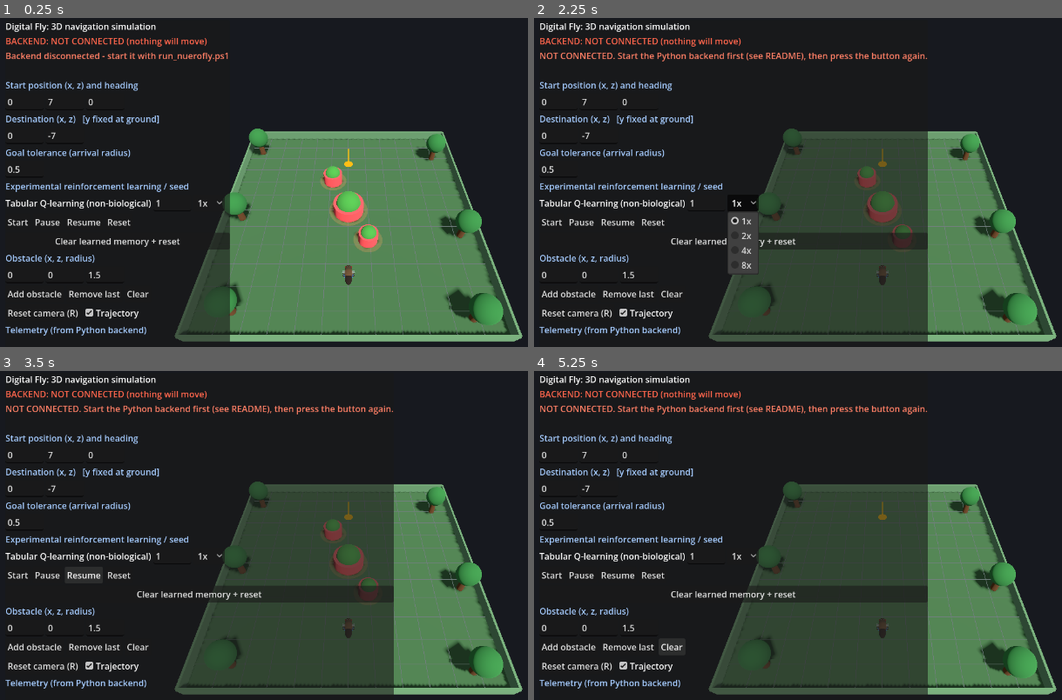
Above: before the commit, frames 1-4 (two rows, left to right).
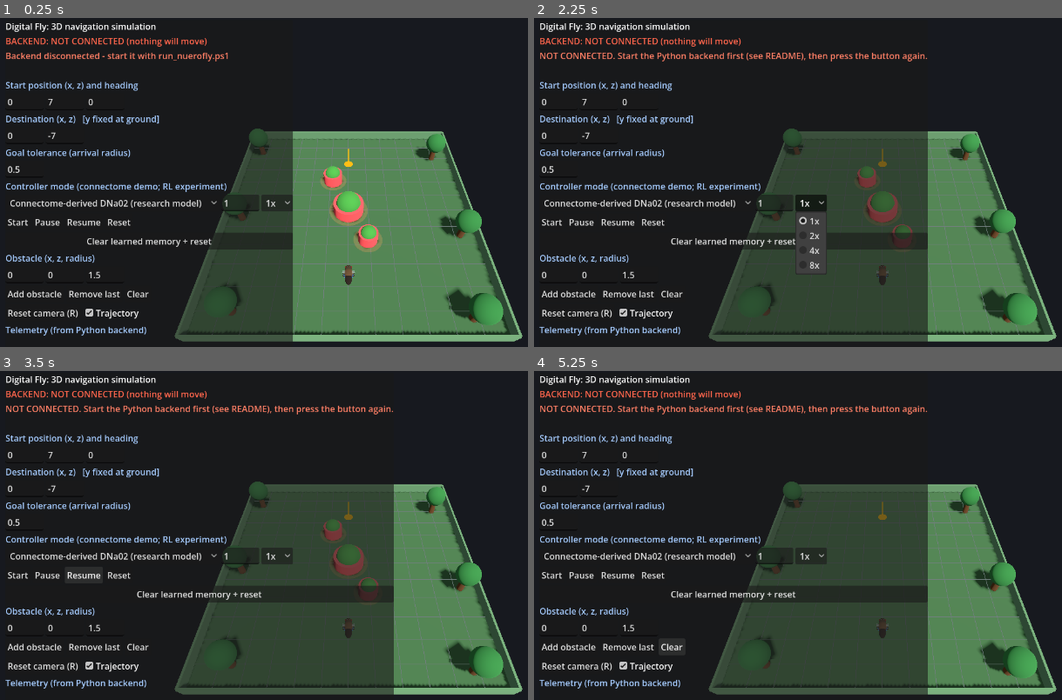
Above: after the commit, the same moments.

Repository: noumankhank657-boop/NeuroFly
Game: Godot game, scene res://main.tscn
Two runs of this game, one before a commit and one after it. Both use one fixed random seed, a clock stepped at 60 frames per second and the inputs below.
Inputs:
- Up to frame 1 (0.25 s): no input
- Up to frame 2 (2.25 s): click "Start" at 0.5 s; click "Start" at 1.25 s; click "1x" at 2 s
- Up to frame 3 (3.5 s): click "Resume" at 2.75 s
- Up to frame 4 (5.25 s): click "Add obstacle" at 3.5 s; click "Remove last" at 4.25 s; click "Clear" at 5 s

The runs differ from the first frame. In frame 1, 8.4% of the frame differs, in the area x 0-56%, y 33-99%; in frame 2, 2.6%; in frame 3, 1.5%; in frame 4, 1.5%.

Commit message:
Final Product

Diff:
--- a/godot/main.gd
+++ b/godot/main.gd
@@ -31,6 +31,7 @@
 var obstacles: Array = [[0.0, 0.0, 1.5], [-1.7, -4.2, 1.0], [1.8, 3.5, 0.9]]
 var fields := {}                   # name -> LineEdit
 var speed_opt: OptionButton
+var controller_opt: OptionButton
 var status_label: Label
 var telemetry_label: Label
 var error_label: Label
@@ -291,11 +292,21 @@
     box.add_child(_row([["dest_x", "0"], ["dest_z", "-7"]]))
     box.add_child(_section("Goal tolerance (arrival radius)"))
     box.add_child(_row([["goal_tolerance", "0.5"]]))
-    box.add_child(_section("Experimental reinforcement learning / seed"))
+    box.add_child(_section("Controller mode (connectome demo; RL experiment)"))
     var mrow := HBoxContainer.new()
-    var controller_name := Label.new()
-    controller_name.text = "Tabular Q-learning (non-biological)"
-    mrow.add_child(controller_name)
+    controller_opt = OptionButton.new()
+    # The connectome demonstration is the default; learning remains the second focus.
+    for mode in ["connectome", "learning", "planned", "neural"]:
+        controller_opt.add_item({
+            "connectome": "Connectome-derived DNa02 (research model)",
+            "learning": "Tabular Q-learning (experimental)",
+            "planned": "A* waypoint planner",
+            "neural": "Synthetic LIF circuit"
+        }[mode])
+        controller_opt.set_item_metadata(controller_opt.item_count - 1, mode)
+    controller_opt.select(0)
+    controller_opt.item_selected.connect(func(_index: int): _on_reset())
+    mrow.add_child(controller_opt)
     var seed_edit := LineEdit.new()
     seed_edit.text = "1"
     seed_edit.placeholder_text = "seed"
@@ -380,7 +391,9 @@
     return {"cmd": cmd, "start": [vals.start_x, vals.start_z], "yaw_deg": vals.yaw_deg,
         "destination": [vals.dest_x, vals.dest_z],
         "tolerance": vals.goal_tolerance,
-        "mode": "learning", "seed": int(fields["seed"].text) if fields["seed"].text.is_valid_int() else 1,
+        "timeout_s": 180.0,
+        "mode": str(controller_opt.get_item_metadata(controller_opt.selected)),
+        "seed": int(fields["seed"].text) if fields["seed"].text.is_valid_int() else 1,
         "obstacles": obstacles, "speed": [1, 2, 4, 8][speed_opt.selected]}
 
 func _on_start() -> void:
Not shown, changed: PHASE10_CONNECTOME_NOTES.md
Not shown, changed: README.md
Not shown, changed: backend/sim/loop.py
Not shown, changed: backend/sim/server.py
Not shown, changed: backend/tests/test_demo_readiness.py
Not shown, changed: backend/tests/test_simulation.py
Not shown, changed: experiments/compare_controllers.py
Not shown, changed: experiments/control_experiments.py
